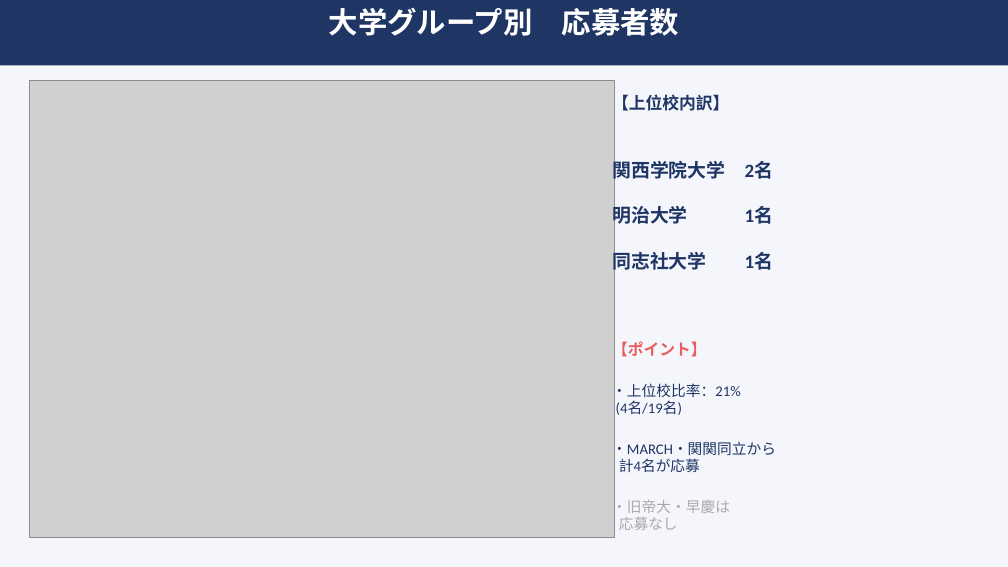
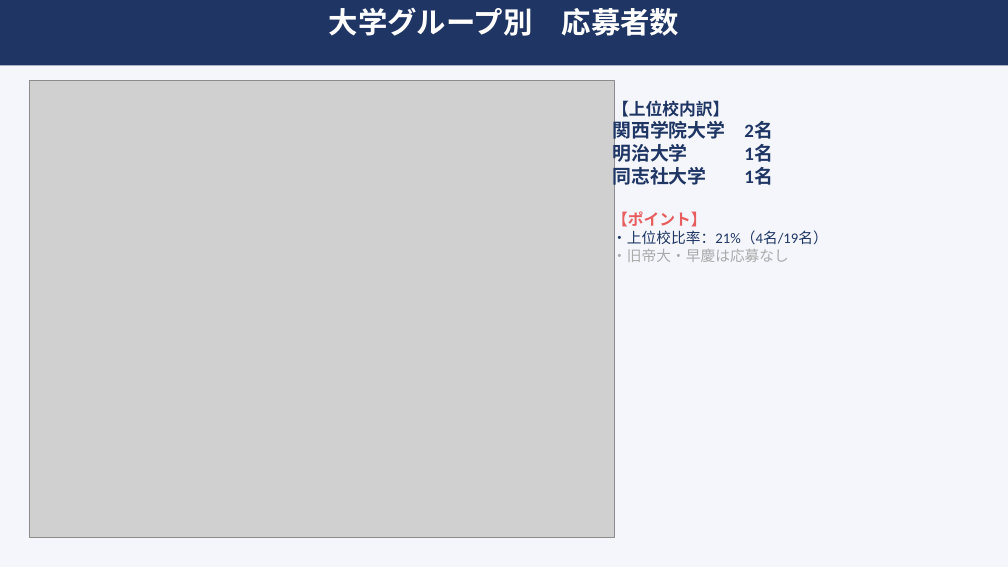
Before and after one commit to syoukaku007-star/daiki, a slide deck: slide 4 of 上位校採用分析レポート_2026_v2.pptx. Drawn at 1008x567 pixels with LibreOffice and Linux fonts; fonts in the diff are those of the drawing; grey boxes stand for pictures. Boxes give left, top, right and bottom in pixels: in the first picture for what was removed or moved away, otherwise in the second. Text is boxed around its words. In the diff, an @@ line names an element or a change of style, - is before the commit and + after.

```diff
--- a/上位校採用分析レポート_2026_v2.pptx
+++ b/上位校採用分析レポート_2026_v2.pptx
@@ text at bbox=[612, 228, 828, 265]: text changed @@
-・上位校比率：21%
-(4名/19名)
-・MARCH・関関同立から
-計4名が応募
-・旧帝大・早慶は
-応募なし
+・上位校比率：21%（4名/19名）
+・旧帝大・早慶は応募なし
```
Also in this commit, not shown: 7 other slides changed.
